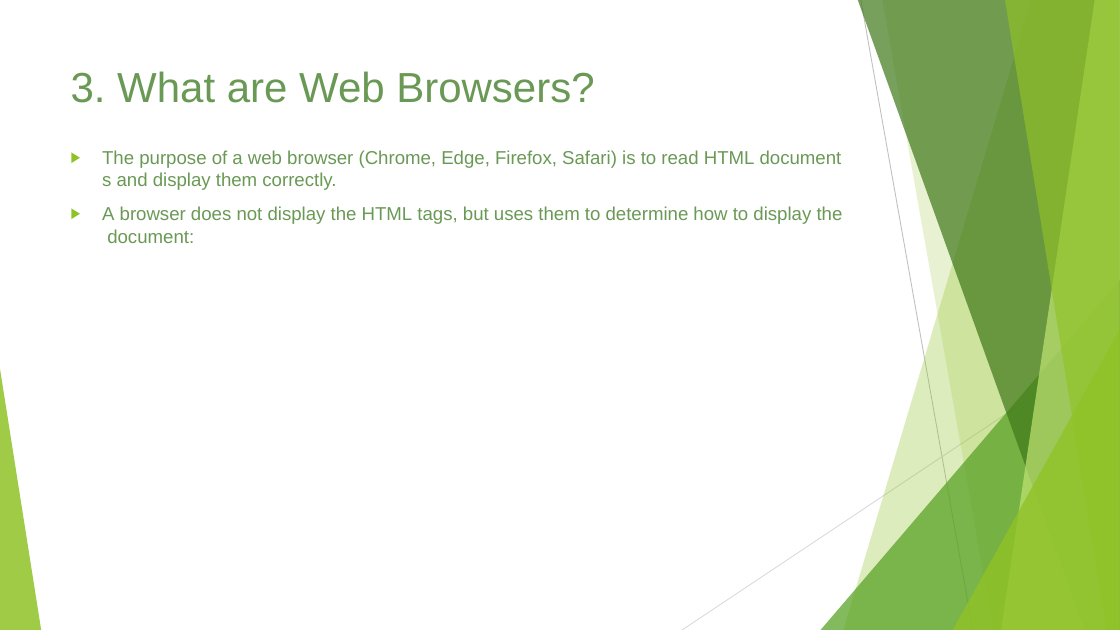
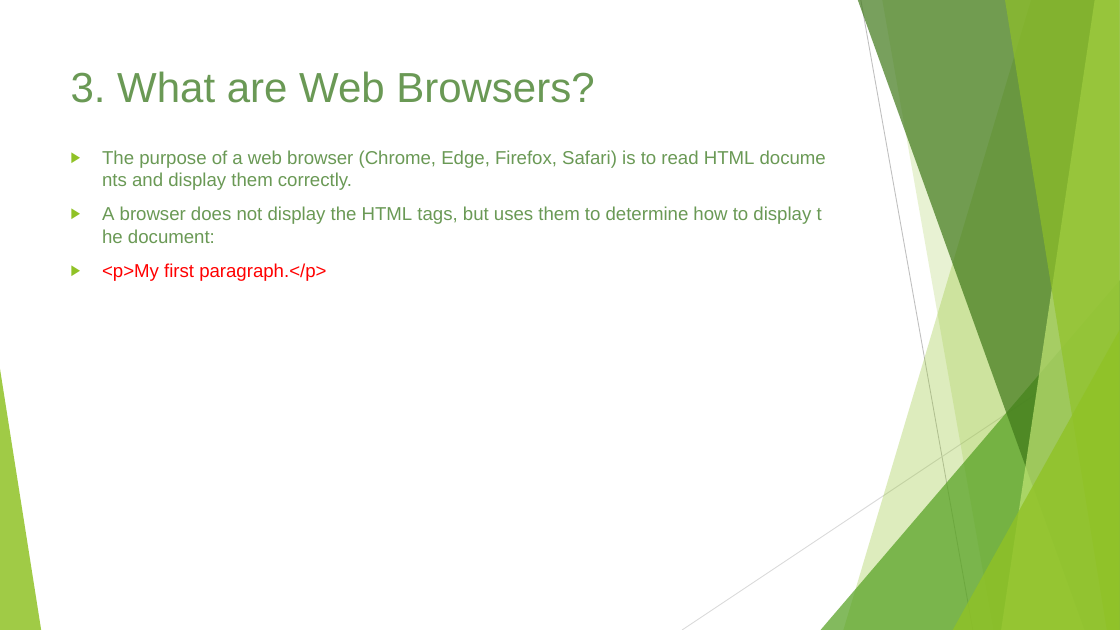
Before and after one commit to ameysawant/webdesigncourse, a slide deck: slide 5 of Web Design Course.pptx. Drawn at 1120x630 pixels with LibreOffice and Linux fonts; fonts in the diff are those of the drawing. Boxes give left, top, right and bottom in pixels: in the first picture for what was removed or moved away, otherwise in the second. Text is boxed around its words. In the diff, an @@ line names an element or a change of style, - is before the commit and + after.

```diff
--- a/Web Design Course.pptx
+++ b/Web Design Course.pptx
@@ text at (102, 263, 326, 281): paragraph added @@
+▶ <p>My first paragraph.</p>
```
Also in this commit, not shown: 5 other slides changed, 24 slides added, 6 other files.
